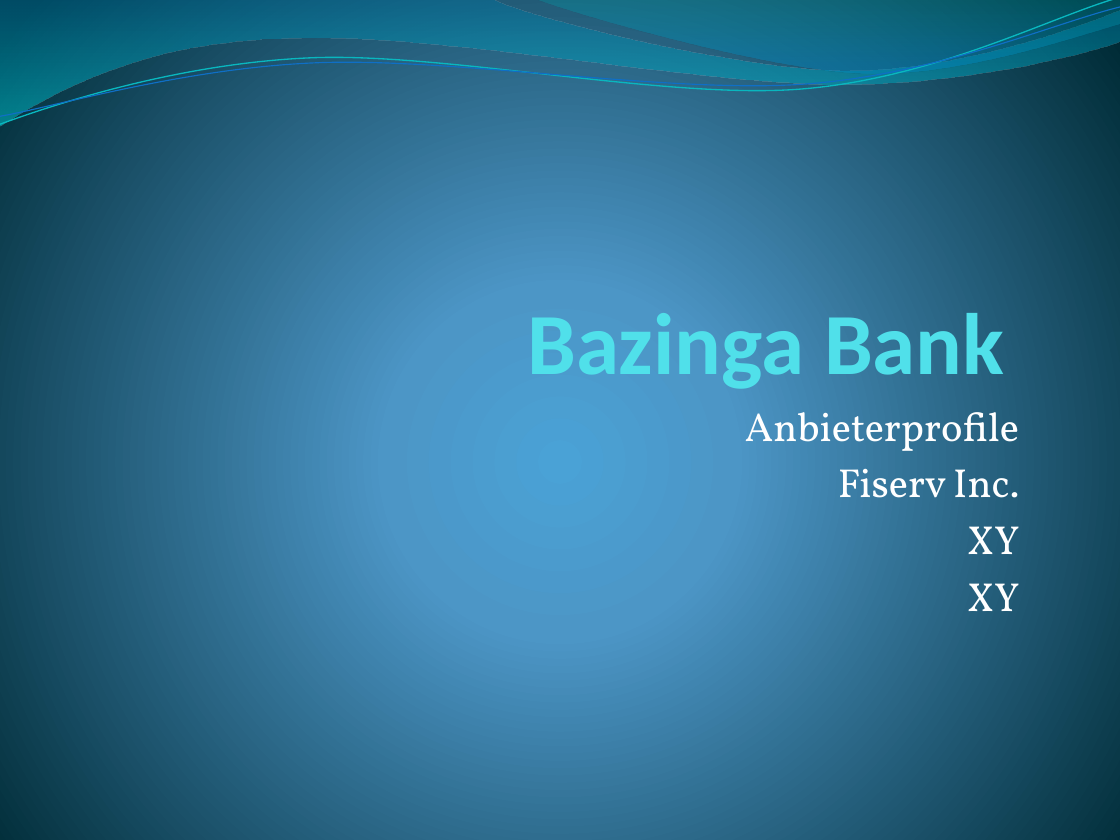
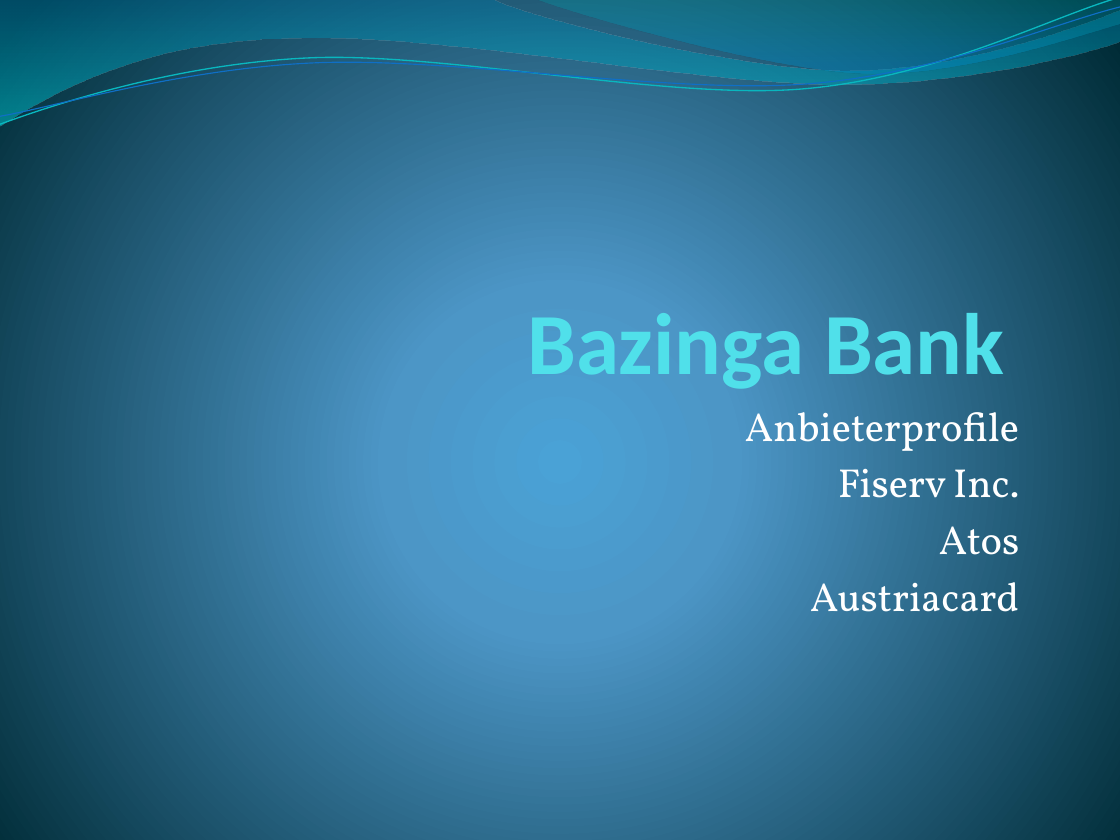
Before and after one commit to ChristophPrybila/it-strategy, a slide deck: slide 1 of UE2/Anbieterprofile.pptx. Drawn at 1120x840 pixels with LibreOffice and Linux fonts; fonts in the diff are those of the drawing. Boxes give left, top, right and bottom in pixels: in the first picture for what was removed or moved away, otherwise in the second. Text is boxed around its words. In the diff, an @@ line names an element or a change of style, - is before the commit and + after.

```diff
--- a/UE2/Anbieterprofile.pptx
+++ b/UE2/Anbieterprofile.pptx
@@ subtitle at [810, 526, 1020, 612]: text changed @@
-XY
-XY
+Atos
+Austriacard
```
Also in this commit, not shown: 2 other slides changed, 4 slides added, 2 other files.
